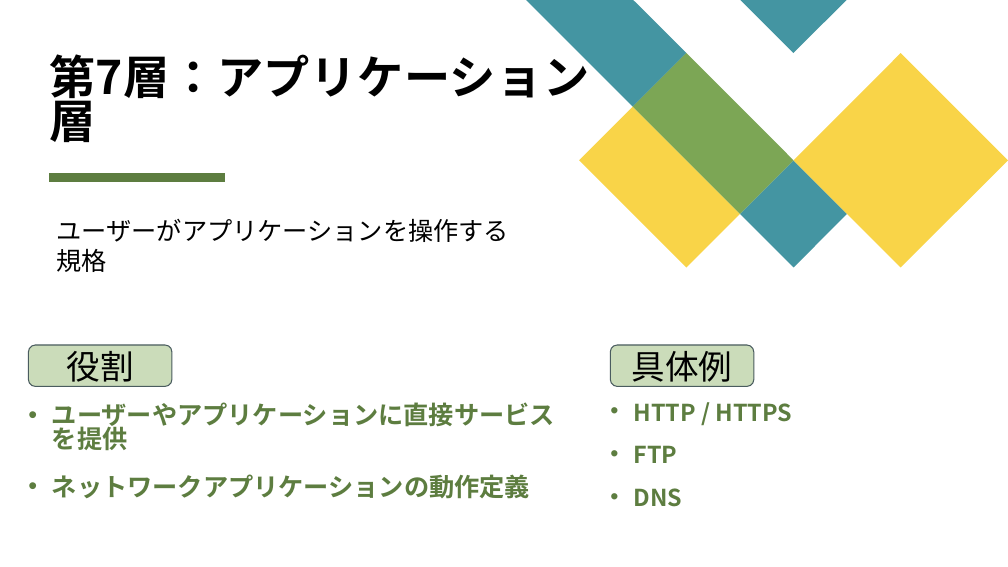
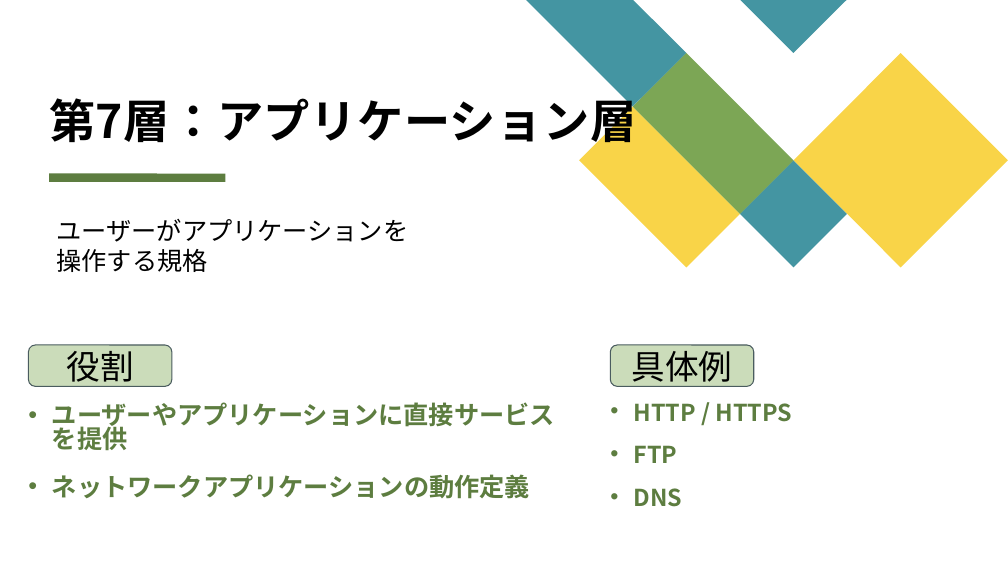
Before and after one commit to kurebayashi-shota/network-study, a slide deck: slide 35 of ネットワーク基礎勉強会資料.pptx. Drawn at 1008x567 pixels with LibreOffice and Linux fonts; fonts in the diff are those of the drawing. Boxes give left, top, right and bottom in pixels: in the first picture for what was removed or moved away, otherwise in the second. Text is boxed around its words. In the diff, an @@ line names an element or a change of style, - is before the commit and + after.

```diff
--- a/ネットワーク基礎勉強会資料.pptx
+++ b/ネットワーク基礎勉強会資料.pptx
@@ title "第7層：アプリケーション層" rewrapped from (49, 47, 589, 150) to (49, 91, 636, 150) @@
@@ freeform shape at (526, 0, 848, 268): outline redrawn @@
@@ text "ユーザーがアプリケーションを操作する規格" rewrapped from (57, 218, 510, 242) to (57, 219, 409, 272) @@
@@ rounded rectangle "役割" at (29, 345, 172, 386): outline #4A5D60 1 pt to #4A5C5F 1 pt; proportions changed @@
@@ rounded rectangle "具体例" at (610, 345, 754, 386): outline #4A5D60 1 pt to #4A5C5F 1 pt; proportions changed @@
```
Also in this commit, not shown: 190 other slides changed, 1 other file.
